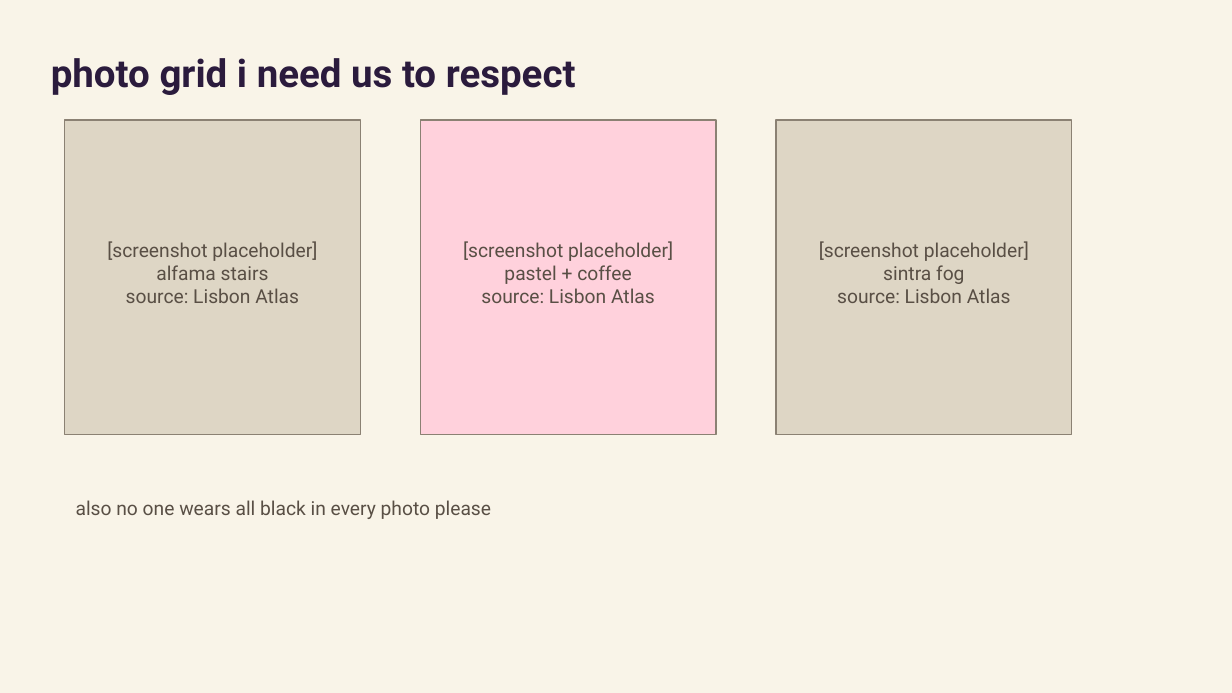
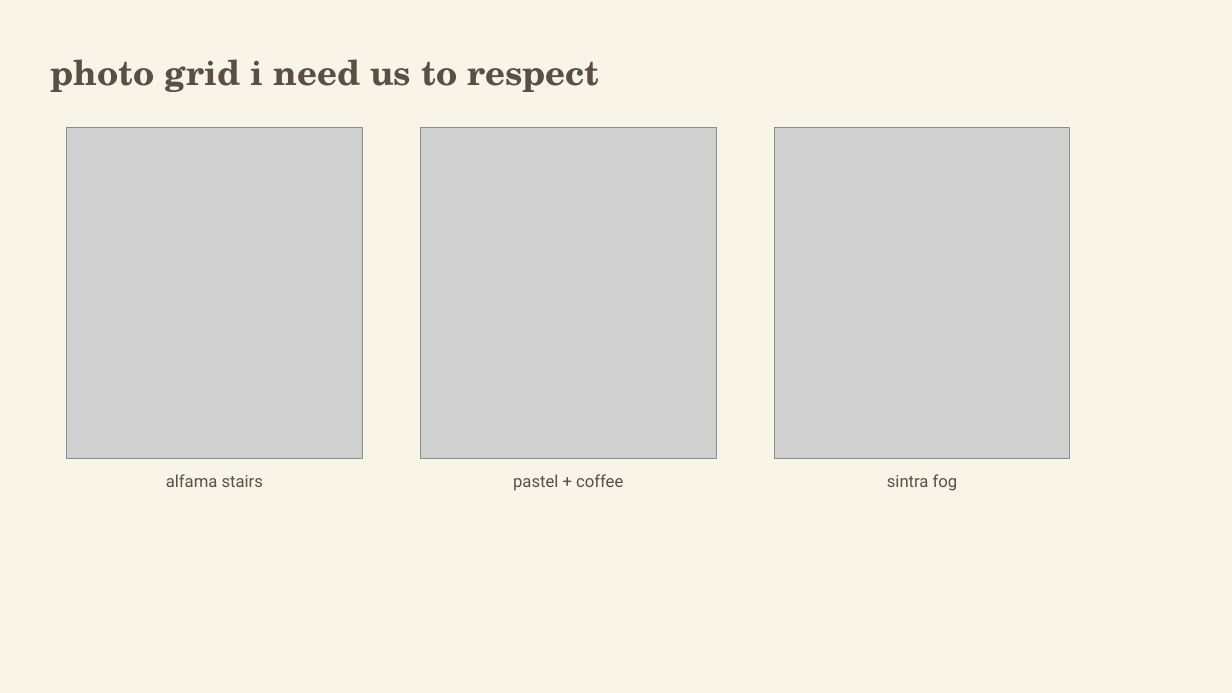
Before and after one commit to guneetsingh097/LisbonDemo, a slide deck: slide 4 of planning-documents/priya-food-and-activity-pitch.pptx. Drawn at 1232x693 pixels with LibreOffice and Linux fonts; fonts in the diff are those of the drawing; grey boxes stand for pictures. Boxes give left, top, right and bottom in pixels: in the first picture for what was removed or moved away, otherwise in the second. Text is boxed around its words. In the diff, an @@ line names an element or a change of style, - is before the commit and + after.

```diff
--- a/planning-documents/priya-food-and-activity-pitch.pptx
+++ b/planning-documents/priya-food-and-activity-pitch.pptx
@@ text "photo grid i need us ..." at (51, 59, 599, 92): size 30 to 27 pt, font Roboto to TeX Gyre Schola, text colour #2B1B3D to #594F45 @@
@@ rectangle removed at (65, 120, 360, 434) @@
@@ picture added at (67, 128, 362, 458) @@
@@ rectangle removed at (421, 120, 716, 434) @@
@@ picture added at (421, 128, 716, 458) @@
@@ picture added at (775, 128, 1070, 458) @@
@@ rectangle removed at (776, 120, 1072, 434) @@
@@ text at (107, 241, 317, 261): paragraph removed @@
-[screenshot placeholder]
@@ text at (463, 241, 673, 261): paragraph removed @@
-[screenshot placeholder]
@@ text at (819, 241, 1029, 261): paragraph removed @@
-[screenshot placeholder]
@@ text at (126, 288, 299, 303): paragraph removed @@
-source: Lisbon Atlas
@@ text at (481, 288, 655, 303): paragraph removed @@
-source: Lisbon Atlas
@@ text at (837, 288, 1011, 303): paragraph removed @@
-source: Lisbon Atlas
@@ text "alfama stairs": place and size @@
-text "alfama stairs" at (107, 241, 317, 303)
+text "alfama stairs" at (166, 474, 263, 487)
@@ text "pastel + coffee": place and size @@
-text "pastel + coffee" at (463, 241, 673, 303)
+text "pastel + coffee" at (513, 474, 623, 491)
@@ size 15 to 13 pt in 3 elements at (166, 474, 263, 487), (513, 474, 623, 491), (887, 474, 958, 491) @@
@@ text "sintra fog": place and size @@
-text "sintra fog" at (819, 241, 1029, 303)
+text "sintra fog" at (887, 474, 958, 491)
@@ text removed at (76, 500, 491, 519) @@
-also no one wears all black in every photo please
```
Also in this commit, not shown: 5 other slides changed, 1 slide added, 1 slide removed, 9 other files.
